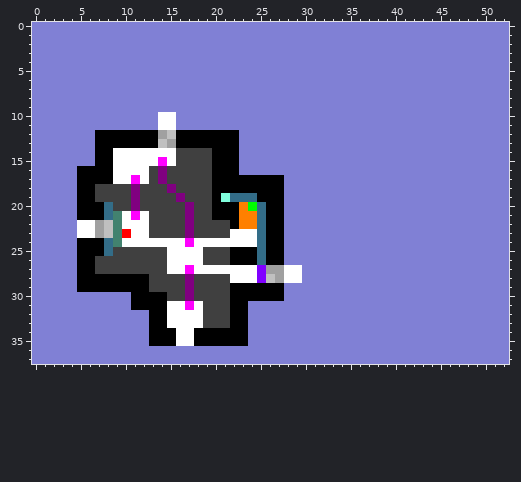
File history of a pixel-art sprite, assets/level_4.png. The first picture shows the starting point.
The file is 53x38 pixels.
Once edited:
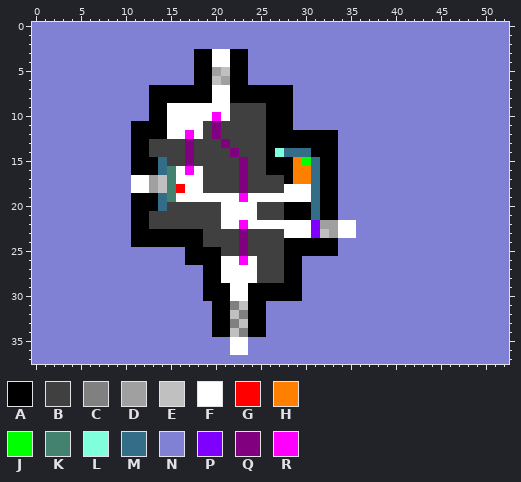
Palette (. is transparent): A #000000  B #404040  C #808080  D #a0a0a0  E #c0c0c0  F #ffffff  G #ff0000  H #ff8000  J #00ff00  K #42826f  L #80ffdd  M #336d88  N #8080d5  P #8000ff  Q #800080  R #ff00ff
From old to new:
Changed rows in their new state; - is an unchanged pixel.
first column x 5:
 3 -------------AAFFAA------------
 4 -------------AAFFAA------------
 5 -------------AADEAA------------
 6 -------------AAEDAA------------
 7 --------AAAAAAAFFAAAAAAA-------
 8 --------AAAAAAAFFAAAAAAA-------
 9 --------AAFFFFFFFBBBBAAA-------
10 --------AA-FFFFRFBBBBAAA-------
11 ------AAAA-FFFBQBBBBBAAA-------
12 --NNNN---AFFRFBQBBBBBAAAAAAAA--
13 --NNNN--BBBBQBBBQBBBBAAAAAAAA--
14 --NNNNAABBB-Q--BBQBBBALMMMAAA--
15 --NNNNAAAMB-Q--BBBQBBAAAHJMAA--
16 NNNNNNAAAMKFRF-BBBQBBAAAHHMAA--
17 NNNNNNF-DEKFFF-BBBQBBBBAHHMAA--
18 NNNNNNFFDEKGFF-BBBQBBBBFFFMAA--
19 NNNNNNAAAMKFFFFFFFRFFFFFFFMAA--
20 NNNNNNAAAM--B--BFFFFBBBAAAMAA--
21 NNNNNNAA----B--BFFFFBBBAAAMAA--
22 NNNNNNAA----B---FFRFFFFFFFPDDFF
23 NNNNNNAAAAAAAA---BQBBBBFFFPEDFF
24 NNNNNNAAAAAAAABBBBQBBBBAAAAAA--
25 NNNNNNNNNNNNAAAA-BQBBBBAAAAAA--
26 NNNNNNNNNNNNAAAAFFRFBBBAA------
27 NNNNNNNNNNNNNNAA----BBBAA------
28 NNNNNNNNNNNNNNAAF---BBBAA------
29 NNNNNNNNNNNNNNAAAFF----AA------
30 ------NNNNNNNNAAAFF----AA------
31 ------NNNNNNNNNAACEAA----------
32 --------NNNNNNNAAECAA----------
33 --------NNNNNNNAACEAA----------
34 --------NNNNNNN--ECAA----------
35 --------NNNNNNNNNFF------------
36 -----------------FF------------
Pixel boxes of the changes (left, top, right, bottom) in both pictures:
changed: (77, 49, 356, 355)
